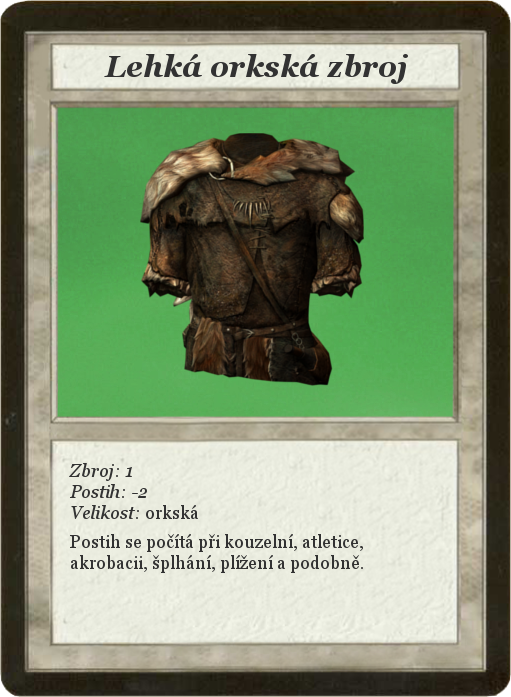
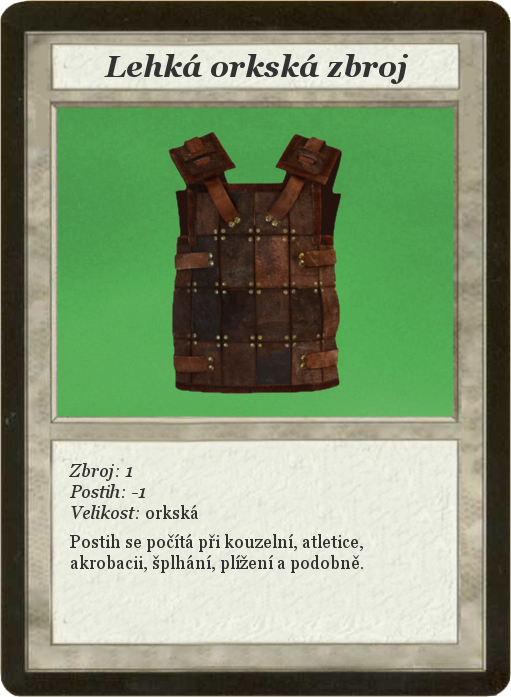
Layers edited between the first and the second 511x697 image:
added layer "leather_cuirass.jpg" above "Lehká orkská zbroj" over [left=167, top=132, right=343, bottom=395]
painted on "Zbroj: 1 ..." over [left=138, top=488, right=147, bottom=498]
hid "orcish_light_armor.png" over [left=140, top=133, right=364, bottom=386]
